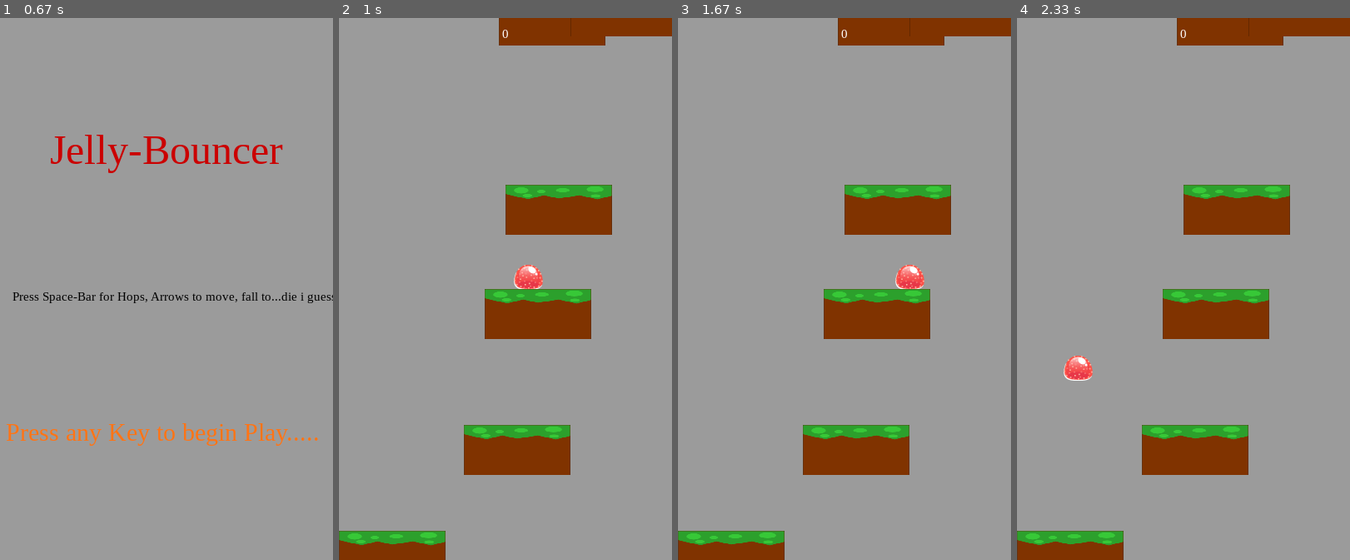
Above: before the commit, frames 1-4 (left to right).
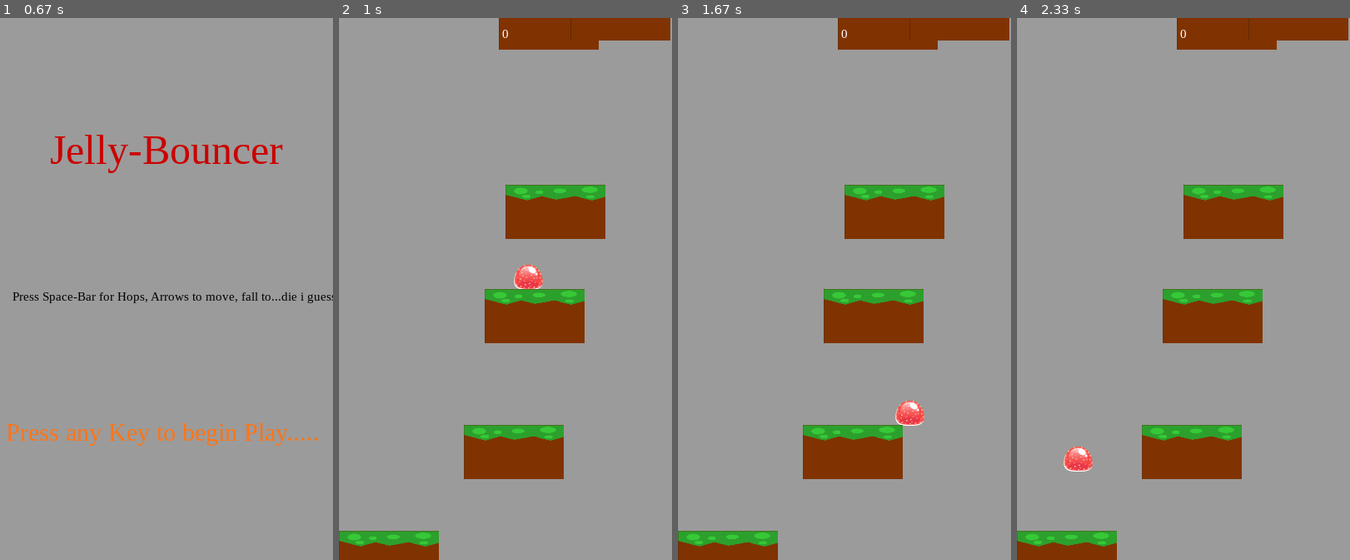
Above: after the commit, the same moments.

Repository: slipperyrockuniversity-cpsc317-fall2019/PyGame-Final---Eric-Stanton
Game: pygame game, started from main.py
Two runs of this game, one before a commit and one after it. Both use one fixed random seed, a clock stepped at 60 frames per second and the inputs below.
Inputs:
- Up to frame 1 (0.67 s): hold Right from 0.33 s (still down)
- Up to frame 2 (1 s): release Right at 0.8 s; hold Right from 0.83 s (still down)
- Up to frame 3 (1.67 s): release Right at 1.3 s; hold Left from 1.33 s (still down)
- Up to frame 4 (2.33 s): release Left at 1.87 s; hold Left 1.9-2.3 s

Frame 1 is identical in both runs. In frame 2, 2.4% of the frame differs, in the area x 0-100%, y 0-100%; in frame 3, 3.1%; in frame 4, 3.1%.

Commit message:
Tweaked height/width settings.

Diff:
--- a/Options/Settings.py
+++ b/Options/Settings.py
@@ -19,9 +19,9 @@
 # Uses random int for a few platforms from previous main.py file
 
 random_width = random.randrange(75, 100)  # Range of width values to use for platform generation
-random_height = random.randrange(-5, 20)  # Range of random heights for beginner platform generation.
+random_height = random.randrange(0, 20)  # Range of random heights for beginner platform generation.
 
-platform_array = [(0, window_height - 35, window_width, 35), (window_width / 2 - 50, window_height * 0.75, 85, 20),
+platform_array = [(0, window_height - 35, window_width + 50, 35), (window_width / 2 - 50, window_height * 0.75, 85, 20),
                   (window_width / 2 - 25, window_height * 0.50, 100, 100),
                   (random.randrange(0, window_width - random_width),
                    random.randrange(-50, -25), random_width, 25), (random.randrange(0, window_width - random_width),
--- a/Sprite/Platform.py
+++ b/Sprite/Platform.py
@@ -17,7 +17,7 @@
     def __init__(self, x, y, width, height):
         pygame.sprite.Sprite.__init__(self)
         self.image = pygame.image.load(os.path.join(image_folder, "Platform Tile Grass.png"))
-        self.image = pygame.transform.scale(self.image, (128, 60))
+        self.image = pygame.transform.scale(self.image, (120, 65))
         self.rect = self.image.get_rect()
         self.rect.x = x
         self.rect.y = y
